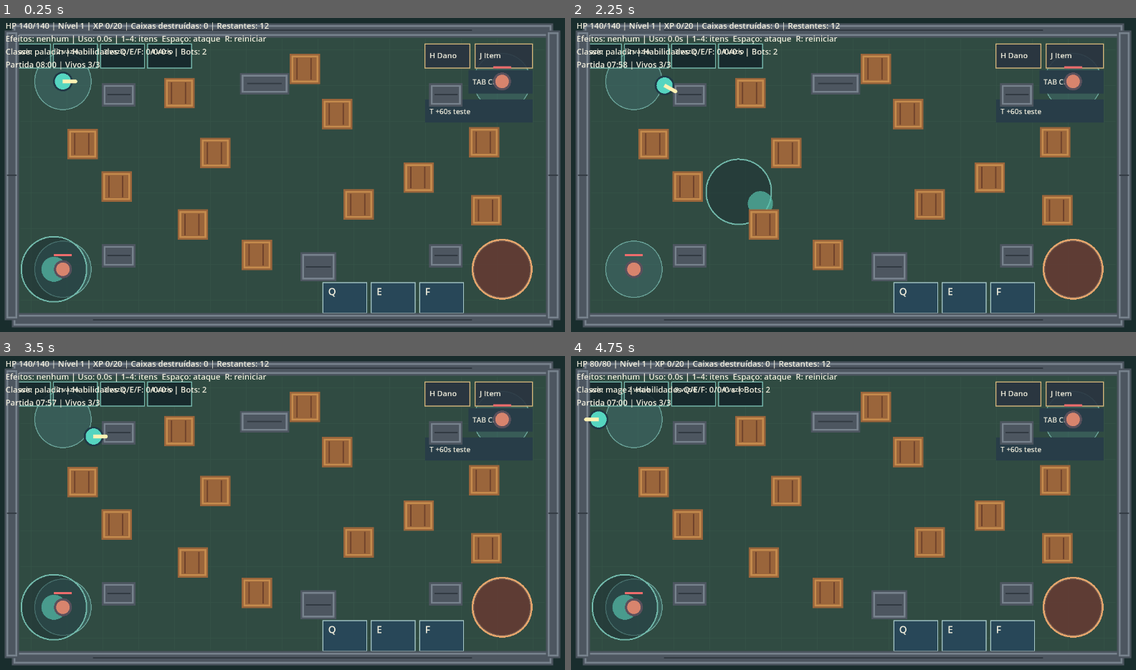
Above: before the commit, frames 1-4 (two rows, left to right).
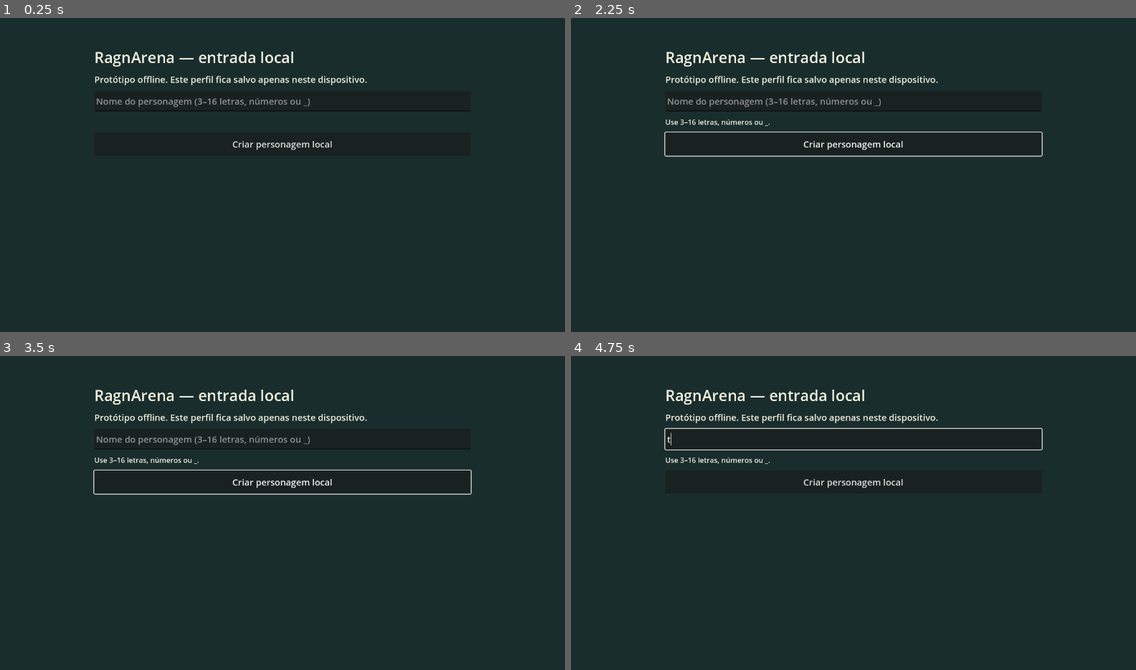
Above: after the commit, the same moments.

Repository: LRFSousa/RagArena
Game: Godot game, scene res://scenes/main.tscn
The game is run twice, just before and just after one commit, with the same random seed, the same clock (stepped at 60 frames per second) and the same inputs.
Inputs (mouse positions are in pixels of both pictures, inside the frame that each line leads up to):
- Up to frame 1 (0.25 s): no input
- Up to frame 2 (2.25 s): click (853, 143) at 0.5 s, where only the run after the commit has a clickable "Criar personagem local"; tap Enter at 1.25 s; move the mouse to (977, 159) at 1.27 s; hold D (move_right) 1.28-2 s; hold Space (attack) 1.28-2 s; click (977, 159) at 1.42 s; tap M at 1.55 s; drag from (740, 190) to (825, 240) at 2.02 s
- Up to frame 3 (3.5 s): move the mouse to (339, 443) at 2.77 s; hold D (move_right) from 2.78 s (still down); tap 1 at 2.85 s; tap 4 at 3.05 s
- Up to frame 4 (4.75 s): release D (move_right) at 3.5 s; tap R (restart) at 3.5, 4.25 s; drag from (825, 578) to (684, 465) at 3.52 s; move the mouse to (1023, 560) at 4.27 s; hold A (move_left) from 4.28 s (still down); tap Tab at 4.35 s; tap T at 4.55 s

The runs differ from the first frame. In frame 1, 92% of the frame differs, in the area x 0-100%, y 1-99%; in frame 2, 91%; in frame 3, 92%; in frame 4, 92%.
Error after the commit: Parse Error: Cannot find property "has_connections" on base "Signal". (res://scripts/arena.gd:277)

Commit message:
Implement release 0.5 local profiles and presets

Diff:
--- a/scenes/main.tscn
+++ b/scenes/main.tscn
@@ -1,7 +1,6 @@
 [gd_scene load_steps=2 format=3]
 
-[ext_resource type="PackedScene" path="res://scenes/arena.tscn" id="1"]
+[ext_resource type="Script" path="res://scripts/main_flow.gd" id="1"]
 
 [node name="Main" type="Node2D"]
-
-[node name="Arena" parent="." instance=ExtResource("1")]
+script = ExtResource("1")
--- a/scripts/arena.gd
+++ b/scripts/arena.gd
@@ -1,4 +1,7 @@
 extends Node2D
+
+signal restart_requested
+signal menu_requested
 
 const PlayerScene = preload("res://scenes/player.tscn")
 const CrateScene = preload("res://scenes/crate.tscn")
@@ -17,6 +20,7 @@
 @export var match_settings: MatchSettings = preload("res://resources/match.tres")
 @export_range(0, 30, 1) var test_level := 0
 @export var enable_debug_controls := true
+@export var allow_class_change := true
 @export var attack_interval := 0.42
 @export var attack_range := 92.0
 
@@ -150,7 +154,7 @@
 
 func _physics_process(delta: float) -> void:
 	if Input.is_action_just_pressed("restart"):
-		get_tree().call_deferred("reload_current_scene")
+		restart_game()
 		return
 	if match_controller.state == "results" or inventory.hp <= 0:
 		player.move_input = Vector2.ZERO
@@ -197,7 +201,9 @@
 
 func _input(event: InputEvent) -> void:
 	if event is InputEventKey and event.pressed and not event.echo:
-		if event.physical_keycode >= KEY_1 and event.physical_keycode <= KEY_4:
+		if event.physical_keycode == KEY_M:
+			menu_requested.emit()
+		elif event.physical_keycode >= KEY_1 and event.physical_keycode <= KEY_4:
 			inventory.use_slot(event.physical_keycode - KEY_1)
 		elif event.physical_keycode == KEY_H:
 			debug_take_damage()
@@ -207,7 +213,7 @@
 			match_controller.advance(60.0)
 		elif event.physical_keycode == KEY_TAB and match_controller.player_eliminated:
 			match_controller.next_spectator()
-		elif event.physical_keycode == KEY_TAB and match_controller.state == "active":
+		elif event.physical_keycode == KEY_TAB and allow_class_change and match_controller.state == "active":
 			var classes := ["paladin", "mage", "assassin", "archer"]
 			combat.select_class(classes[(classes.find(combat.class_id) + 1) % classes.size()])
 		elif event.physical_keycode in [KEY_Q, KEY_E, KEY_F] and match_controller.state == "active" and inventory.hp > 0:
@@ -215,7 +221,9 @@
 	elif event is InputEventScreenTouch:
 		if event.pressed:
 			if match_controller.state == "results" and Rect2(480, 430, 320, 70).has_point(event.position):
-				get_tree().call_deferred("reload_current_scene")
+				restart_game()
+			elif Rect2(958, 250, 240, 52).has_point(event.position):
+				menu_requested.emit()
 			elif enable_debug_controls and Rect2(958, 190, 240, 52).has_point(event.position):
 				match_controller.advance(60.0)
 			elif event.position.y >= 65 and event.position.y <= 122 and event.position.x >= 24 and event.position.x < 444:
@@ -227,7 +235,7 @@
 				debug_spawn_next_item()
 			elif event.position.y >= 125 and event.position.y <= 177 and event.position.x >= 1055 and event.position.x < 1198 and match_controller.player_eliminated:
 				match_controller.next_spectator()
-			elif event.position.y >= 125 and event.position.y <= 177 and event.position.x >= 1055 and event.position.x < 1198 and match_controller.state == "active":
+			elif event.position.y >= 125 and event.position.y <= 177 and event.position.x >= 1055 and event.position.x < 1198 and allow_class_change and match_controller.state == "active":
 				var classes := ["paladin", "mage", "assassin", "archer"]
 				combat.select_class(classes[(classes.find(combat.class_id) + 1) % classes.size()])
 			elif event.position.y >= 600 and event.position.y <= 668 and event.position.x >= 730 and event.position.x < 1054 and match_controller.state == "active" and inventory.hp > 0:
@@ -264,6 +272,12 @@
 	var test_text := " (teste %d)" % test_level if test_level > 0 else ""
 	var combat_text := "Classe: %s | Habilidades Q/E/F: %.0f/%.0f/%.0f s | Bots: %d" % [combat.class_id, combat.cooldowns[0], combat.cooldowns[1], combat.cooldowns[2], combat.bots.filter(func(bot): return bot.active).size()]
 	hud.text = "HP %d/%d | Nível %d%s | XP %d/%s | Caixas destruídas: %d | Restantes: %d\nEfeitos: %s | Uso: %.1fs | 1–4:  …(253 unchanged characters)…
+
+func restart_game() -> void:
+	if restart_requested.has_connections():
+		restart_requested.emit()
+	else:
+		get_tree().call_deferred("reload_current_scene")
 
 func _draw() -> void:
 	draw_rect(Rect2(Vector2.ZERO, Vector2(1280, 720)), Color("192d2d"))
@@ -295,10 +309,13 @@
 			draw_rect(button[0], Color(0.16, 0.2, 0.25, 0.88))
 			draw_rect(button[0], Color("d6b77b"), false, 2)
 			draw_string(ThemeDB.fallback_font, button[0].position + Vector2(10, 32), button[1], HORIZONTAL_ALIGNMENT_LEFT, -1, 17, Color("f3f0df"))
-		draw_rect(Rect2(1055, 125, 143, 52), Color("283d48"))
-		draw_string(ThemeDB.fallback_font, Vector2(1064, 157), "TAB Ver" if match_controller != null and match_controller.player_eliminated else "TAB Classe", HORIZONTAL_ALIGNMENT_LEFT, -1, 16, Color("f3f0df"))
+		if allow_class_change or match_controller != null and match_controller.player_eliminated:
+			draw_rect(Rect2(1055, 125, 143, 52), Color("283d48"))
+			draw_string(ThemeDB.fallback_font, Vector2(1064, 157), "TAB Ver" if match_controller != null and match_controller.player_eliminated else "TAB Classe", HORIZONTAL_ALIGNMENT_LEFT, -1, 16, Color("f3f0df"))
 		draw_rect(Rect2(958, 190, 240, 52), Color("283d48"))
 		draw_string(ThemeDB.fallback_font, Vector2(968, 223), "T +60s teste", HORIZONTAL_ALIGNMENT_LEFT, -1, 16, Color("f3f0df"))
+	draw_rect(Rect2(958, 250, 240, 52), Color("283d48"))
+	draw_string(ThemeDB.fallback_font, Vector2(968, 283), "M Menu", HORIZONTAL_ALIGNMENT_LEFT, -1, 16, Color("f3f0df"))
 	for i in range(3):
 		var box := Rect2(730 + i * 108, 600, 98, 68)
 		draw_rect(box, Color("284758"))
--- /dev/null
+++ b/scripts/local_profile_store.gd
@@ -0,0 +1,130 @@
+extends RefCounted
+class_name LocalProfileStore
+
+const CLASS_IDS := ["paladin", "mage", "assassin", "archer"]
+const DEFAULT_PATH := "user://profile_v1.json"
+
+var path := DEFAULT_PATH
+var data: Dictionary = {}
+var last_error := ""
+
+func _init(storage_path: String = DEFAULT_PATH) -> void:
+	path = storage_path
+	load_profile()
+
+func empty_profile() -> Dictionary:
+	return {"version": 1, "account_id": "", "character_name": "", "presets": [], "selected_id": "", "history": []}
+
+func load_profile() -> bool:
+	data = empty_profile()
+	if not FileAccess.file_exists(path):
+		return false
+	var file := FileAccess.open(path, FileAccess.READ)
+	if file == null:
+		last_error = "Não foi possível ler o perfil local."
+		return false
+	var parsed = JSON.parse_string(file.get_as_text())
+	if not parsed is Dictionary or int(parsed.get("version", 0)) != 1:
+		last_error = "Perfil local inválido."
+		return false
+	for key in data.keys():
+		if parsed.has(key):
+			data[key] = parsed[key]
+	if not data["presets"] is Array or not data["history"] is Array:
+		data = empty_profile()
+		last_error = "Perfil local inválido."
+		return false
+	last_error = ""
+	return true
+
+func save_profile() -> bool:
+	var file := FileAccess.open(path, FileAccess.WRITE)
+	if file == null:
+		last_error = "Não foi possível salvar neste dispositivo."
+		return false
+	file.store_string(JSON.stringify(data, "\t"))
+	file.flush()
+	last_error = ""
+	return true
+
+static func valid_character_name(value: String) -> bool:
+	if value.length() < 3 or value.length() > 16:
+		return false
+	for i in range(value.length()):
+		var code := value.unicode_at(i)
+		if not ((code >= 48 and code <= 57) or (code >= 65 and code <= 90) or (code >= 97 and code <= 122) or code == 95):
+			return false
+	return true
+
+static func valid_preset_name(value: String) -> bool:
+	return value.strip_edges() == value and value.length() >= 1 and value.length() <= 24
+
+func has_identity() -> bool:
+	return str(data["account_id"]) != "" and valid_character_name(str(data["character_name"]))
+
+func create_identity(character_name: String) -> bool:
+	if has_identity():
+		last_error = "Já existe um personagem neste perfil local."
+		return false
+	if not valid_character_name(character_name):
+		last_error = "Use 3–16 letras, números ou _."
+		return false
+	data = empty_profile()
+	data["account_id"] = Crypto.new().generate_random_bytes(16).hex_encode()
+	data["character_name"] = character_name
+	return save_profile()
+
+func create_preset(preset_name: String, class_id: String) -> String:
+	if not has_identity() or not valid_preset_name(preset_name) or not CLASS_IDS.has(class_id):
+		last_error = "Nome ou classe inválida."
+		return ""
+	var id := Crypto.new().generate_random_bytes(16).hex_encode()
+	data["presets"].append({"id": id, "name": preset_name, "class_id": class_id})
+	if data["selected_id"] == "":
+		data["selected_id"] = id
+	if not save_profile():
+		return ""
+	return id
+
+func find_preset(id: String) -> Dictionary:
+	for preset in data["presets"]:
+		if preset is Dictionary and str(preset.get("id", "")) == id:
+			return preset
+	return {}
+
+func edit_preset(id: String, preset_name: String, class_id: String) -> bool:
+	if not valid_preset_name(preset_name) or not CLASS_IDS.has(class_id):
+		last_error = "Nome ou classe inválida."
+		return false
+	for i in range(data["presets"].size()):
+		if str(data["presets"][i].get("id", "")) == id:
+			data["presets"][i] = {"id": id, "name": preset_name, "class_id": class_id}
+			return save_profile()
+		last_error = "Configuração não encontrada."
+	return false
+
+func delete_preset(id: String) -> bool:
+	for i in range(data["presets"].size()):
+		if str(data["presets"][i].get("id", "")) == id:
+			data["presets"].remove_at(i)
+			if data["selected_id"] == id:
+				data["selected_id"] = "" if data["presets"].is_empty() else str(data["presets"][0]["id"])
+			return save_profile()
+	last_error = "Configuração não encontrada."
+	return false
+
+func select_preset(id: String) -> bool:
+	if find_preset(id).is_empty():
+		last_error = "Configuração não encontrada."
+		return false
+	data["selected_id"] = id
+	return save_profile()
+
+func record_result(result: Dictionary, preset_id: String) -> bool:
+	if not has_identity() or find_preset(preset_id).is_empty():
+		return false
+	var entry := {"preset_id": preset_id, "winner": str(result.get("winner", "")), "reason": str(result.get("reason", "")), "level": int(result.get("level", 1)), "xp": int(result.get("xp", 0)), "crates": int(result.get("crates", 0)), "elapsed": float(result.get("elapsed", 0.0)), "played_at": Time.get_datetime_string_from_system(true)}
+	data["history"].append(entry)
+	while data["history"].size() > 50:
+		data["history"].pop_front()
+	return save_profile()
--- /dev/null
+++ b/scripts/main_flow.gd
@@ -0,0 +1,177 @@
+extends Node2D
+class_name MainFlow
+
+const ArenaScene = preload("res://scenes/arena.tscn")
+const ProfileStore = preload("res://scripts/local_profile_store.gd")
+const CLASS_IDS := ["paladin", "mage", "assassin", "archer"]
+const CLASS_NAMES := ["Paladino", "Mago", "Assassino", "Arqueiro"]
+
+var store: LocalProfileStore
+var screen: Control
+var column: VBoxContainer
+var arena: Node2D
+var current_preset_id := ""
+var edit_id := ""
+
+func _ready() -> void:
+	store = ProfileStore.new()
+	screen = Control.new()
+	screen.size = Vector2(1280, 720)
+	add_child(screen)
+	show_login()
+
+func make_screen(title: String) -> void:
+	for child in screen.get_children():
+		child.queue_free()
+	var background := ColorRect.new()
+	background.color = Color("192d2d")
+	background.set_anchors_and_offsets_preset(Control.PRESET_FULL_RECT)
+	screen.add_child(background)
+	column = VBoxContainer.new()
+	column.position = Vector2(220, 72)
+	column.custom_minimum_size = Vector2(840, 0)
+	column.add_theme_constant_override("separation", 12)
+	screen.add_child(column)
+	label(title, 34)
+
+func label(value: String, size := 20, parent: Node = null) -> Label:
+	var item := Label.new()
+	item.text = value
+	item.add_theme_font_size_override("font_size", size)
+	item.add_theme_color_override("font_color", Color("f3f0df"))
+	(parent if parent != null else column).add_child(item)
+	return item
+
+func button(value: String, action: Callable, parent: Node = null) -> Button:
+	var item := Button.new()
+	item.text = value
+	item.custom_minimum_size = Vector2(0, 52)
+	item.add_theme_font_size_override("font_size", 20)
+	item.pressed.connect(action)
+	(parent if parent != null else column).add_child(item)
+	return item
+
+func text_field(placeholder: String, parent: Node = null) -> LineEdit:
+	var item := LineEdit.new()
+	item.placeholder_text = placeholder
+	item.custom_minimum_size = Vector2(0, 46)
+	item.add_theme_font_size_override("font_size", 20)
+	(parent if parent != null else column).add_child(item)
+	return item
+
+func show_login() -> void:
+	screen.show()
+	make_screen("RagnArena — entrada local")
+	label("Protótipo offline. Este perfil fica salvo apenas neste dispositivo.")
+	if store.has_identity():
+		label("Personagem: %s" % store.data["character_name"])
+		button("Entrar localmente", show_menu)
+	else:
+		var name_input := text_field("Nome do personagem (3–16 letras, números ou _)")
+		var feedback := label("", 16)
+		button("Criar personagem local", func():
+			if store.create_identity(name_input.text):
+				show_menu()
+			else:
+				feedback.text = store.last_error)
+	if store.last_error != "":
+		label(store.last_error, 16)
+
+func show_menu() -> void:
+	screen.show()
+	make_screen("RagnArena — menu")
+	label("%s  |  Perfil local" % store.data["character_name"])
+	button("Arena", func(): show_presets(true))
+	button("Perfil", show_profile)
+	button("Configurações", func(): show_presets(false))
+
+func show_profile() -> void:
+	make_screen("Perfil")
+	label("Personagem: %s" % store.data["character_name"])
+	label("ID local: %s" % str(store.data["account_id"]).substr(0, 12), 16)
+	label("Partidas registradas neste dispositivo: %d" % store.data["history"].size())
+	var history: Array = store.data["history"]
+	for i in range(history.size() - 1, maxi(-1, history.size() - 6), -1):
+		var entry: Dictionary = history[i]
+		label("%s | %s | nível %d | XP %d" % [entry.get("played_at", ""), entry.get("winner", ""), entry.get("level", 1), entry.get("xp", 0)], 16)
+	button("Voltar", show_menu)
+
+func show_presets(for_arena: bool) -> void:
+	edit_id = ""
+	make_screen("Escolha a configuração" if for_arena else "Configurações salvas")
+	label("Cada configuração guarda somente nome e classe.", 18)
+	var name_input := text_field("Nome da configuração")
+	var class_picker := OptionButton.new()
+	class_picker.custom_minimum_size = Vector2(0, 48)
+	for name in CLASS_NAMES:
+		class_picker.add_item(name)
+	column.add_child(class_picker)
+	var feedback := label("", 16)
+	button("Criar / salvar edição", func():
+		var class_id: String = CLASS_IDS[class_picker.selected]
+		var saved := false
+		if edit_id == "":
+			saved = store.create_preset(name_input.text, class_id) != ""
+		else:
+			saved = store.edit_preset(edit_id, name_input.text, class_id)
+		if saved:
+			show_presets(for_arena)
+		else:
+			feedback.text = store.last_error)
+	var scroller := ScrollContainer.new()
+	scroller.custom_minimum_size = Vector2(840, 280)
+	column.add_child(scroller)
+	var list := VBoxContainer.new()
+	list.custom_minimum_size = Vector2(820, 0)
+	list.add_theme_constant_override("separation", 8)
+	scroller.add_child(list)
+	if store.data["presets"].is_empty():
+		label("Crie uma configuração para entrar na arena.", 18, list)
+	for preset in store.data["presets"]:
+		var id: String = preset["id"]
+		var row := HBoxContainer.new()
+		list.add_child(row)
+		var class_index := CLASS_IDS.find(str(preset["class_id"]))
+		label("%s — %s%s" % [preset["name"], CLASS_NAMES[maxi(0, class_index)], "  ✓" if store.data["selected_id"] == id else ""], 18, row).custom_minimum_size = Vector2(330, 0)
+		button("Jogar" if for_arena else "Selecionar", func():
+			if for_arena:
+				start_match(id)
+			else:
+				store.select_preset(id)
+				show_presets(false), row)
+		button("Editar", func():
+			edit_id = id
+			name_input.text = str(preset["name"])
+			class_picker.select(maxi(0, CLASS_IDS.find(str(preset["class_id"])))), row)
+		button("Excluir", func():
+			store.delete_preset(id)
+			show_presets(for_arena), row)
+	button("Voltar ao menu", show_menu)
+
+func start_match(preset_id: String) -> void:
+	var preset := store.find_preset(preset_id)
+	if preset.is_empty() or not store.select_preset(preset_id):
+		return
+	current_preset_id = preset_id
+	if is_instance_valid(arena):
+		arena.queue_free()
+	arena = ArenaScene.instantiate()
+	arena.allow_class_change = false
+	add_child(arena)
+	arena.combat.select_class(str(preset["class_id"]))
+	arena.restart_requested.connect(_restart_match)
+	arena.menu_requested.connect(return_to_menu)
+	arena.match_controller.match_ended.connect(_on_match_ended)
+	screen.hide()
+
+func _on_match_ended(result: Dictionary) -> void:
+	store.record_result(result, current_preset_id)
+
+func _restart_match() -> void:
+	call_deferred("start_match", current_preset_id)
+
+func return_to_menu() -> void:
+	if is_instance_valid(arena):
+		arena.queue_free()
+		arena = null
+	show_menu()
--- a/tests/release01_smoke.gd
+++ b/tests/release01_smoke.gd
@@ -32,10 +32,10 @@
 	quit(0 if failures == 0 else 1)
 
 func load_arena() -> Node:
-	change_scene_to_file("res://scenes/main.tscn")
+	change_scene_to_file("res://scenes/arena.tscn")
 	await process_frame
 	await process_frame
-	return current_scene.get_node("Arena")
+	return current_scene
 
 func test_crate(level: int, hits_needed: int) -> void:
 	var arena := await load_arena()
@@ -156,5 +156,5 @@
 	Input.action_release("restart")
 	await process_frame
 	await process_frame
-	var restarted := current_scene.get_node("Arena")
+	var restarted := current_scene
 	check(restarted.destroyed_blocks == 0 and restarted.wooden_blocks == 12, "reinício limpa contadores")
--- a/tests/release02_smoke.gd
+++ b/tests/release02_smoke.gd
@@ -100,10 +100,10 @@
 	inventory.free()
 
 func load_arena() -> Node:
-	change_scene_to_file("res://scenes/main.tscn")
+	change_scene_to_file("res://scenes/arena.tscn")
 	await process_frame
 	await process_frame
-	var arena := current_scene.get_node("Arena")
+	var arena := current_scene
 	var balance = Balance.new()
 	arena.balance = balance
 	arena.progression.configure(balance)
@@ -190,6 +190,6 @@
 	Input.action_release("restart")
 	await process_frame
 	await process_frame
-	var restarted := current_scene.get_node("Arena")
+	var restarted := current_scene
 	check(restarted.progression.level == 1 and restarted.progression.xp == 0, "reinício zera nível e XP")
 	check(restarted.inventory.slots[0]["id"] == "" and restarted.inventory.active.is_empty(), "reinício zera itens e efeitos")
--- /dev/null
+++ b/tests/release05_smoke.gd
@@ -0,0 +1,103 @@
+extends SceneTree
+
+const Store = preload("res://scripts/local_profile_store.gd")
+const MainScene = preload("res://scenes/main.tscn")
+const TEST_PATH := "user://release05_profile_test.json"
+const UI_PATH := "user://release05_ui_test.json"
+var failures := 0
+
+func _initialize() -> void:
+	call_deferred("run_tests")
+
+func check(condition: bool, label: String) -> void:
+	if condition:
+		print("PASS: ", label)
+	else:
+		failures += 1
+		push_error("FAIL: " + label)
+
+func run_tests() -> void:
+	if FileAccess.file_exists(TEST_PATH):
+		DirAccess.remove_absolute(ProjectSettings.globalize_path(TEST_PATH))
+	if FileAccess.file_exists(UI_PATH):
+		DirAccess.remove_absolute(ProjectSettings.globalize_path(UI_PATH))
+	var entry = MainScene.instantiate()
+	root.add_child(entry)
+	entry.store = Store.new(UI_PATH)
+	entry.show_login()
+	var name_input: LineEdit
+	var create_button: Button
+	for child in entry.column.get_children():
+		if child is LineEdit:
+			name_input = child
+		elif child is Button:
+			create_button = child
+	name_input.text = "Novo_Usuario"
+	create_button.pressed.emit()
+	check(entry.store.has_identity() and entry.column.get_child(0).text.contains("menu"), "formulário cria personagem e abre menu")
+	entry.queue_free()
+	await process_frame
+	DirAccess.remove_absolute(ProjectSettings.globalize_path(UI_PATH))
+	var store = Store.new(TEST_PATH)
+	check(not store.has_identity(), "perfil inicia vazio")
+	for invalid in ["ab", "nome longo demais 123", "com espaço", "áudio", "nome-hifen"]:
+		check(not Store.valid_character_name(invalid), "nome inválido rejeitado: " + invalid)
+	check(Store.valid_character_name("Heroi_123"), "nome ASCII válido")
+	check(not store.create_identity("ab") and store.create_identity("Heroi_123"), "criação local valida nome")
+	var account_id: String = store.data["account_id"]
+	check(account_id.length() == 32 and not store.create_identity("Outro"), "ID interno separado e nome permanente")
+	var first: String = store.create_preset("Escudo", "paladin")
+	var second: String = store.create_preset("Cura", "paladin")
+	check(first != "" and second != "" and first != second and store.data["presets"].size() == 2, "duas configurações da mesma classe")
+	check(not store.data.has("hp") and not store.data.has("xp") and not store.data.has("inventory"), "perfil não guarda vantagem de partida")
+	check(store.edit_preset(second, "Fogo", "mage") and store.find_preset(second)["class_id"] == "mage", "configuração renomeada e classe alterada")
+	check(store.select_preset(second) and store.data["selected_id"] == second, "seleção persiste")
+	var reloaded = Store.new(TEST_PATH)
+	check(reloaded.has_identity() and reloaded.data["account_id"] == account_id and reloaded.data["character_name"] == "Heroi_123", "identidade persiste após nova instância")
+	check(reloaded.data["presets"].size() == 2 and reloaded.data["selected_id"] == second, "configurações e seleção persistem")
+	check(reloaded.delete_preset(first) and reloaded.data["presets"].size() == 1, "exclusão de configuração")
+	var main = MainScene.instantiate()
+	root.add_child(main)
+	current_scene = main
+	await process_frame
+	main.store = reloaded
+	main.show_login()
+	check(main.screen.visible and main.column.get_child_count() > 2, "entrada local exibida")
+	main.show_menu()
+	check(main.column.get_child_count() >= 4, "menu Arena, Perfil e Configurações")
+	main.show_presets(true)
+	check(main.column.get_child_count() > 4, "seleção de configuração antes da arena")
+	var preset_list: VBoxContainer
+	for child in main.column.get_children():
+		if child is ScrollContainer:
+			preset_list = child.get_child(0)
+	var play_button: Button = preset_list.get_child(0).get_child(1)
+	play_button.pressed.emit()
+	await physics_frame
+	check(not main.screen.visible and main.arena.combat.class_id == "mage", "partida usa classe da configuração escolhida")
+	var tab := InputEventKey.new()
+	tab.pressed = true
+	tab.physical_keycode = KEY_TAB
+	main.arena._input(tab)
+	check(main.arena.combat.class_id == "mage" and not main.arena.allow_class_change, "classe escolhida não muda durante partida normal")
+	check(main.arena.progression.level == 1 and main.arena.progression.total_xp == 0 and main.arena.inventory.hp == main.arena.combat.max_hp() and main.arena.inventory.slots[0]["id"] == "", "partida começa sem progresso permanente")
+	var old_arena = main.arena
+	main.arena.progression.grant_xp(200)
+	main.arena.inventory.pickup_item("shield")
+	main.arena.match_controller.finish("time_limit", "Empate por tempo")
+	check(main.store.data["history"].size() == 1 and main.store.data["history"][0]["preset_id"] == second, "resultado grava histórico local de teste")
+	main.arena.restart_game()
+	await process_frame
+	await process_frame
+	check(main.arena != old_arena and main.arena.progression.level == 1 and main.arena.inventory.slots[0]["id"] == "" and main.arena.combat.class_id == "mage", "nova partida limpa estado e mantém seleção")
+	main.return_to_menu()
+	await process_frame
+	check(main.screen.visible and main.arena == null, "retorno ao menu")
+	var reopened = Store.new(TEST_PATH)
+	check(reopened.data["history"].size() == 1 and reopened.data["presets"].size() == 1, "histórico e configuração sobrevivem ao reinício")
+	main.queue_free()
+	await process_frame
+	DirAccess.remove_absolute(ProjectSettings.globalize_path(TEST_PATH))
+	if failures == 0:
+		print("RELEASE 0.5: todos os testes passaram")
+	quit(0 if failures == 0 else 1)
Not shown, changed: export_presets.cfg
Not shown, added: scripts/local_profile_store.gd.uid
Not shown, added: scripts/main_flow.gd.uid
Not shown, added: tests/release05_smoke.gd.uid
Not shown, changed: docs/ANDROID_TESTE.md
Not shown, changed: docs/BACKLOG.md
Not shown, changed: docs/CHANGELOG.md
Not shown, changed: docs/GAME_DESIGN.md
Not shown, changed: docs/PENDENCIAS.md
Not shown, added: docs/RELATORIOS/RELATORIO_05.md
Not shown, changed: docs/WEB_TESTE.md
Not shown, changed: docs/releases/00_LEIA_PRIMEIRO.md
(and 1 more such lines)
